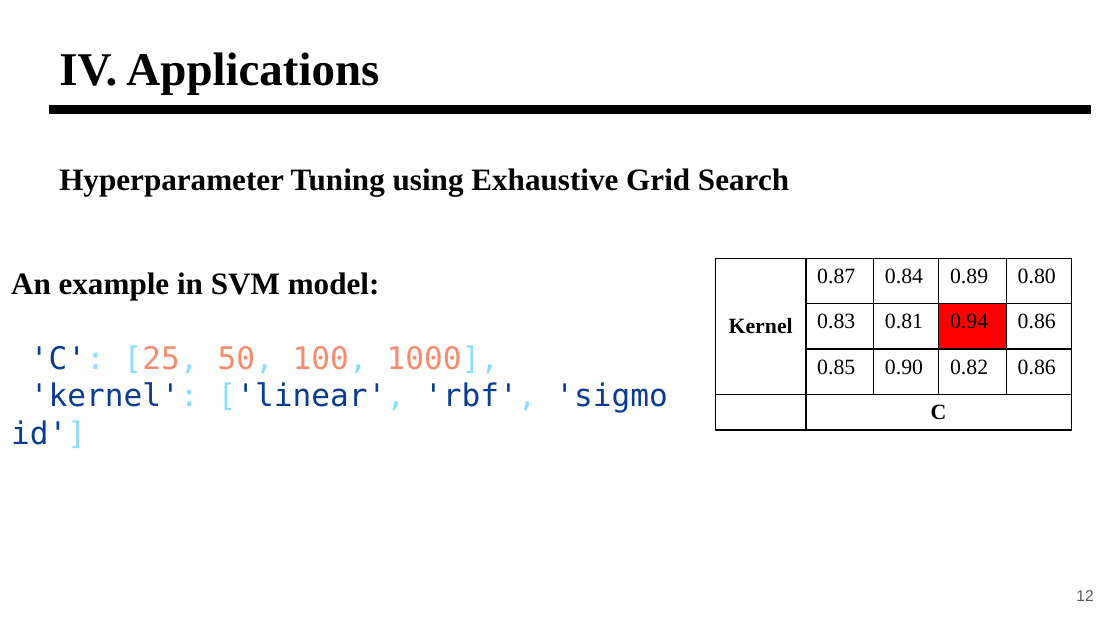
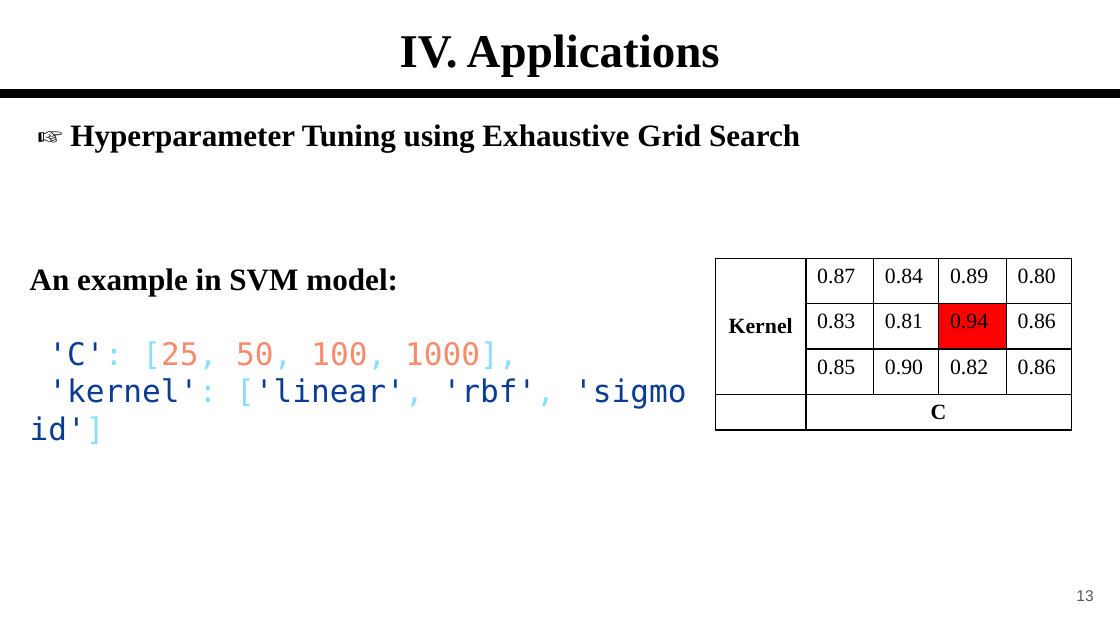
Before and after one commit to ThangDuong59/CS112.L23.KHCL, a slide deck: slide 13 of seminar/CS112-Brute-Force.pptx (slide 12 before the commit). Drawn at 1120x630 pixels with LibreOffice and Linux fonts; fonts in the diff are those of the drawing. Boxes give left, top, right and bottom in pixels: in the first picture for what was removed or moved away, otherwise in the second. Text is boxed around its words. In the diff, an @@ line names an element or a change of style, - is before the commit and + after.

```diff
--- a/seminar/CS112-Brute-Force.pptx
+++ b/seminar/CS112-Brute-Force.pptx
@@ title "IV. Applications": place and size @@
-title "IV. Applications" at (59,52,379,94)
+title "IV. Applications" at (400,34,720,76)
@@ title "IV. Applications" at (400,34,720,76): alignment left to centre @@
@@ line moved from (48, 110) - (1092, 110) to (0, 93) - (1120, 93) @@
@@ text at (70,124,800,152): text changed @@
-Hyperparameter Tuning using Exhaustive Grid Search
+☞ Hyperparameter Tuning using Exhaustive Grid Search
@@ text "An example in SVM model:": place and size @@
-text "An example in SVM model:" at (11,272,537,411)
+text "An example in SVM model:" at (30,268,556,407)
@@ page number at (1076,590,1093,601): text changed @@
-12
+13
```
Also in this commit, not shown: 22 other slides changed, 1 slide added.
